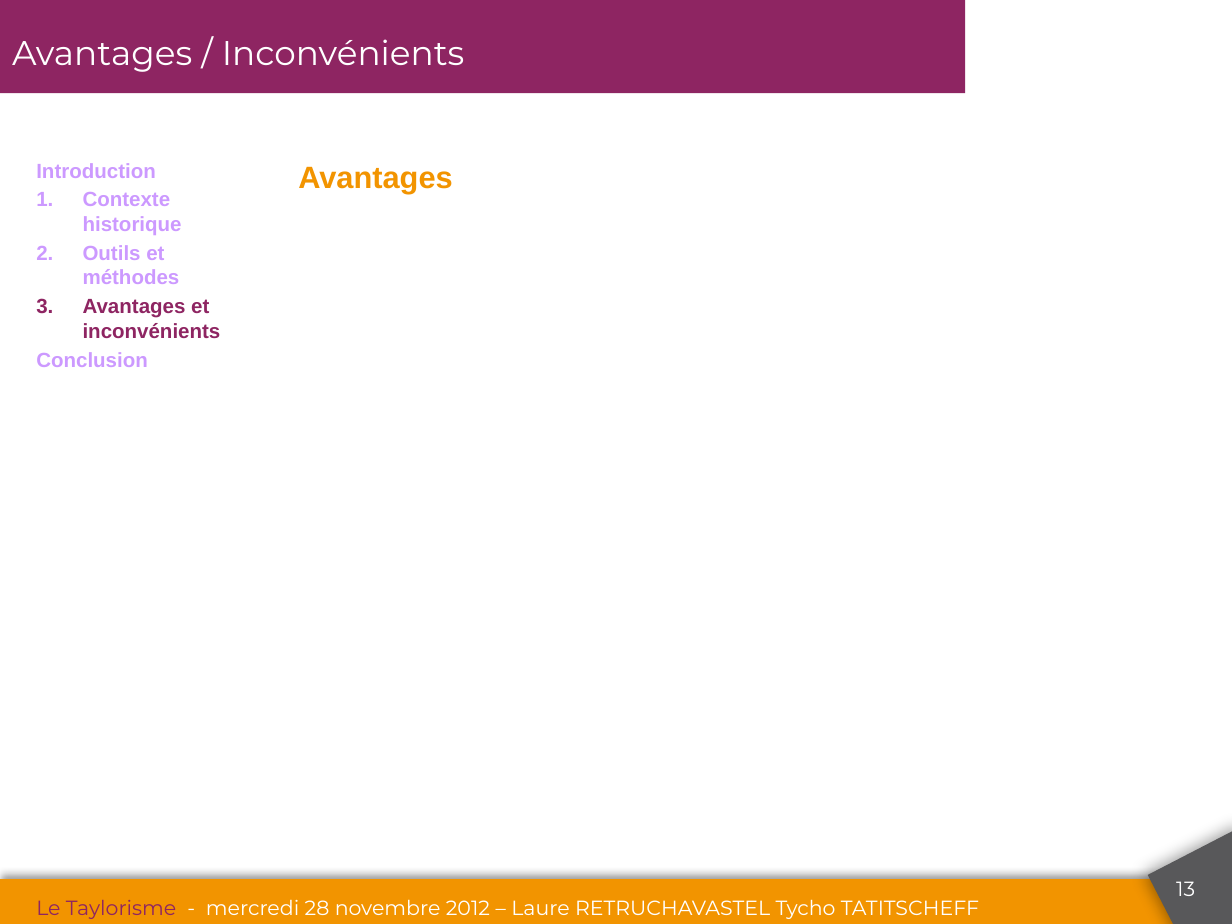
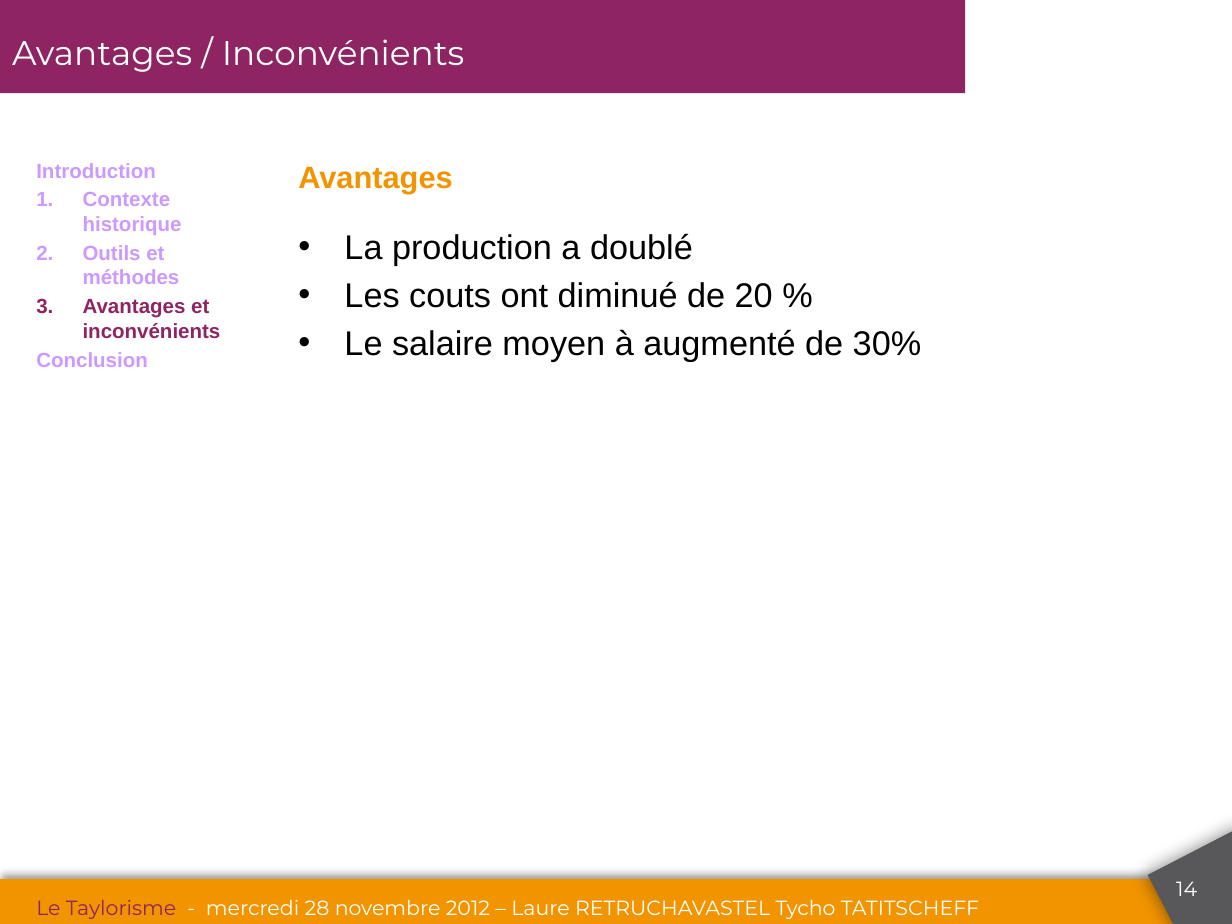
Before and after one commit to tychotatitscheff/Ensam, a slide deck: slide 14 of Taylorisme.pptx (slide 13 before the commit). Drawn at 1232x924 pixels with LibreOffice and Linux fonts; fonts in the diff are those of the drawing; background and template pictures are left out. Boxes give left, top, right and bottom in pixels: in the first picture for what was removed or moved away, otherwise in the second. Text is boxed around its words. In the diff, an @@ line names an element or a change of style, - is before the commit and + after.

```diff
--- a/Taylorisme.pptx
+++ b/Taylorisme.pptx
@@ text added at (344, 233, 922, 362), 20 pt, text #363636 @@
+• La production a doublé
+• Les couts ont diminué de 20 %
+• Le salaire moyen à augmenté de 30%
@@ page number at (1176, 881, 1197, 896): text changed @@
-13
+14
```
Also in this commit, not shown: 3 other slides changed, 1 slide added.
